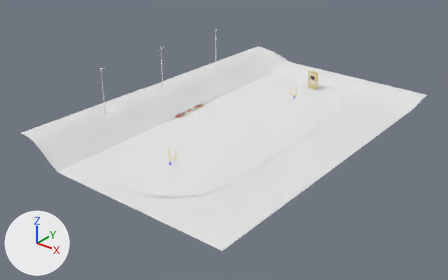
A saved change to the Blender file Physics Football Simulation/Assets/Models/Stadium.blend.
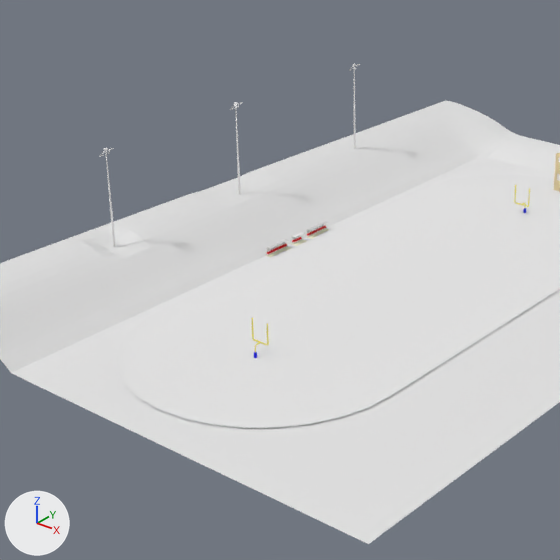
There are two pictures of each version: one whole from a camera (50 mm lens) standing at (501.0, -662.0, 382.0) and looking at (-7.0, -27.0, -12.0), one close up on the part from 12% to 69% of the width and 0% to 92% of the height. Arrows for +X, +Y and +Z are at lower left; the lights stay in place.

Objects in the first close-up: 'Field', 'Ground'.
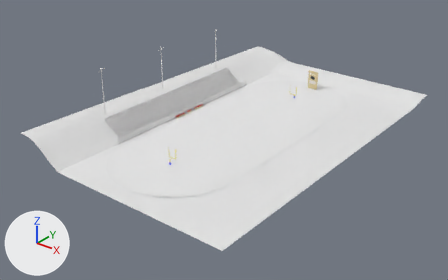
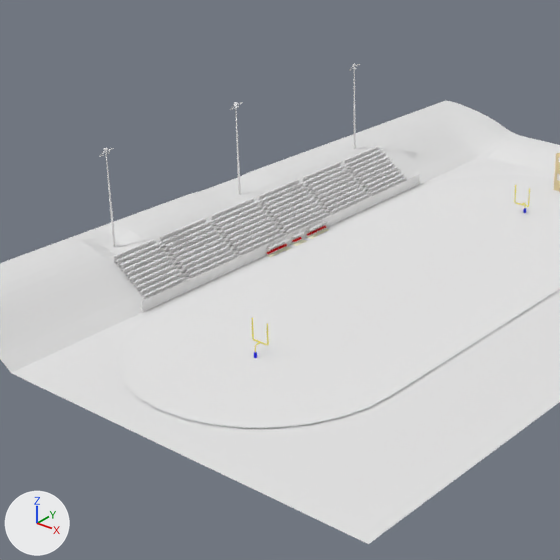
Where the change shows, as pixel boxes [x1, y1, x2, y2] in the close-ups (560 x 560 px):
'Bleechers', added
    after: [113, 145, 420, 313]

Diff of the bpy script that builds the scene:
```diff
--- a/Physics Football Simulation/Assets/Models/Stadium.blend.py
+++ b/Physics Football Simulation/Assets/Models/Stadium.blend.py
@@ me_cube_001 @@
+me_cube_001.from_pydata(...)  # 1012 vertices, 480 faces; spans x -34.0..1.0, y -148.0..148.0, z -1.0..27.0
@@ ob_bleechers @@
+ob_bleechers = bpy.data.objects.new('Bleechers', me_cube_001)
+ob_bleechers.location = (-100.0, 0.0, 0.0)
```
